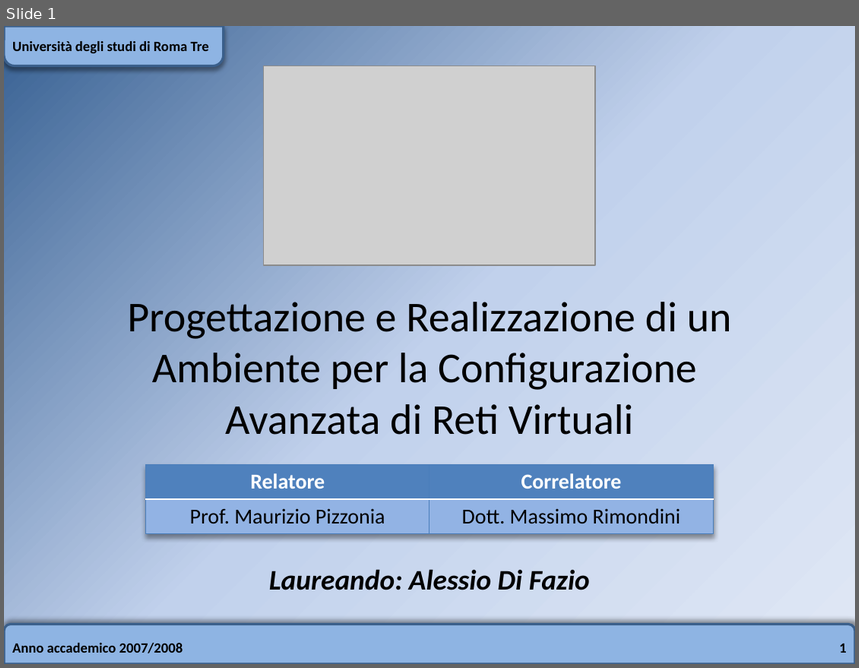
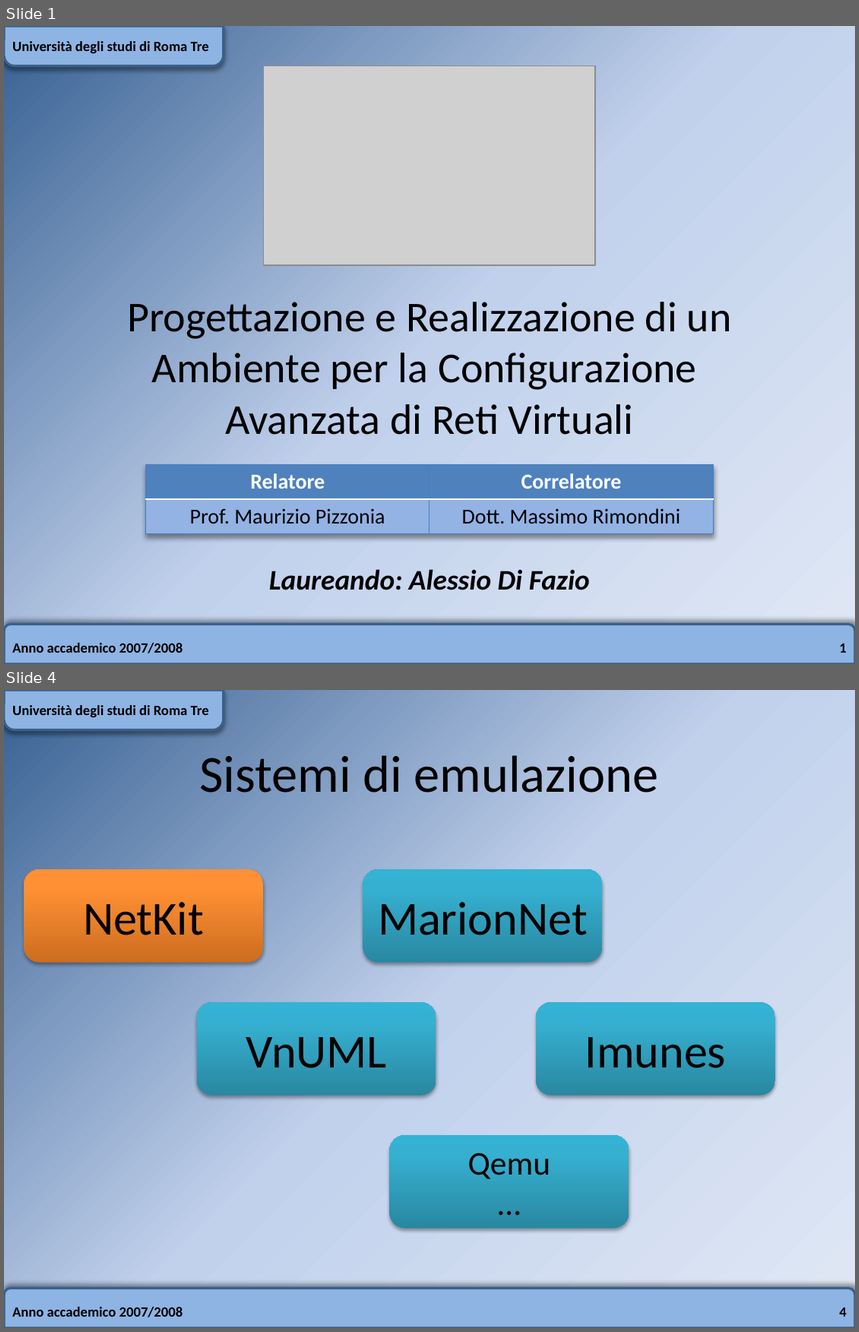
Before and after one commit to slux83/visual-netkit, a slide deck: thesis_adf/presentazione_tesi/presentazione.pptx. Shown one above the other, each under a label of ours: slide 1 before the commit, slides 1 and 4 after it; the slides between them are not shown. The pictures are 859x668 and 859x1332 pixels, drawn with LibreOffice and Linux fonts; fonts in the diff are those of the drawing; grey boxes stand for pictures. Boxes give left, top, right and bottom in pixels: in the first picture for what was removed or moved away, otherwise in the second. Text is boxed around its words. In the diff, an @@ line names an element or a change of style, - is before the commit and + after.

```diff
--- a/thesis_adf/presentazione_tesi/presentazione.pptx
+++ b/thesis_adf/presentazione_tesi/presentazione.pptx
@@ slide 4 added at [4,690,855,1328], background gradient #376092 to #C2D1ED to #E1E8F5; not listed: 2 template elements that a slide beside it also shows @@
@@ text added at [12,705,209,717], 12 pt, text #000000, bold @@
+Università degli studi di Roma Tre
@@ title added at [200,755,659,793], 44 pt, text #000000 @@
+Sistemi di emulazione
@@ rounded rectangle added at [24,869,262,962], fill gradient #CC6E20 to #FF9034 to #FF9136, 40 pt, text #000000 @@
+NetKit
@@ rounded rectangle added at [363,869,602,962], fill gradient #2A88A2 to #37B1D2 to #34B4D6, 40 pt, text #000000 @@
+MarionNet
@@ rounded rectangle added at [197,1002,436,1095], fill gradient #2A88A2 to #37B1D2 to #34B4D6, 40 pt, text #000000 @@
+VnUML
@@ rounded rectangle added at [536,1002,775,1095], fill gradient #2A88A2 to #37B1D2 to #34B4D6, 40 pt, text #000000 @@
+Imunes
@@ rounded rectangle added at [389,1135,629,1228], fill gradient #2A88A2 to #37B1D2 to #34B4D6, 28 pt, text #000000 @@
+Qemu
+…
@@ text added at [12,1307,183,1318], 12 pt, text #000000, bold @@
+Anno accademico 2007/2008
@@ page number added at [839,1308,846,1317], 12 pt, text #000000, bold @@
+4
```
Also in this commit, not shown: 1 slide changed, 1 other slide added.
